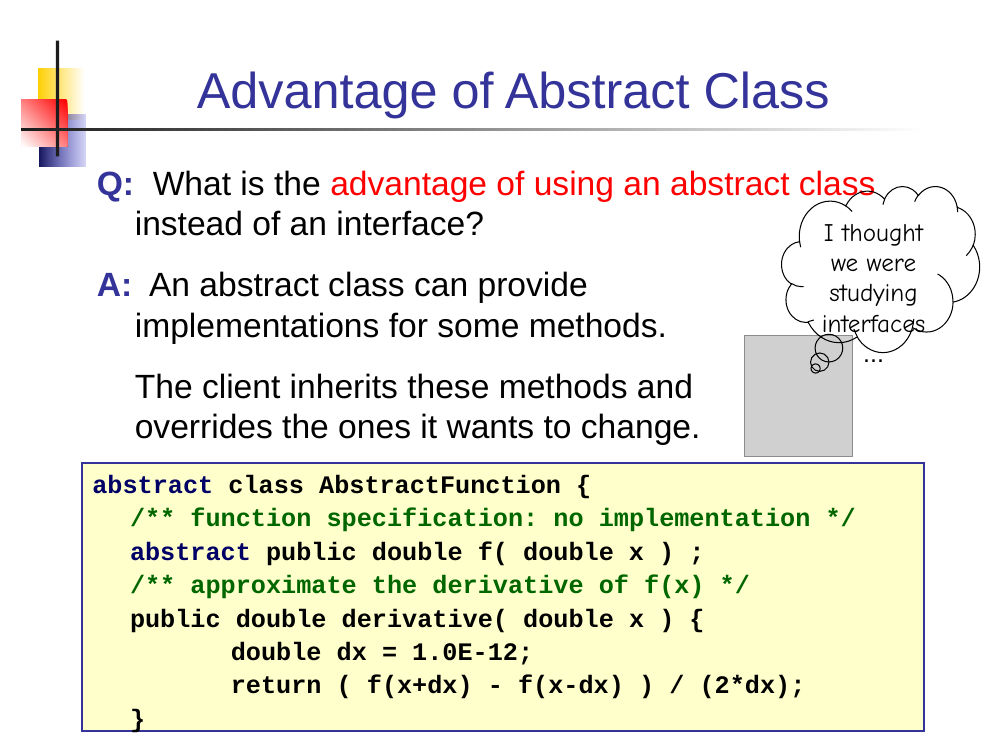
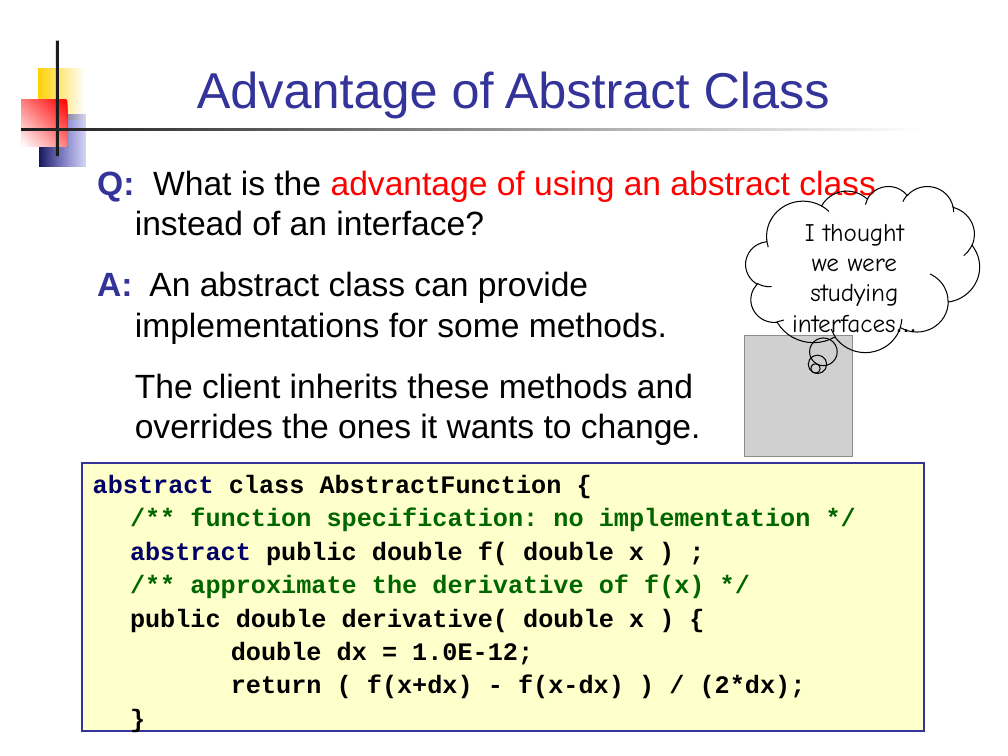
Before and after one commit to skeoop/skeoop.github.io, a slide deck: slide 42 of week2/1-Interfaces.ppt (slide 54 before the commit). Drawn at 1008x756 pixels with LibreOffice and Linux fonts; fonts in the diff are those of the drawing; grey boxes stand for pictures. Boxes give left, top, right and bottom in pixels: in the first picture for what was removed or moved away, otherwise in the second. Text is boxed around its words. In the diff, an @@ line names an element or a change of style, - is before the commit and + after.

```diff
--- a/week2/1-Interfaces.ppt
+++ b/week2/1-Interfaces.ppt
@@ text "Q: What is the advantage ..." at [97,170,876,445]: indent changed @@
@@ thought cloud "I thought we were studying ...": place and size @@
-thought cloud "I thought we were studying ..." at [782,186,980,353]
+thought cloud "I thought we were studying ..." at [746,186,980,353]
@@ thought cloud "I thought we were studying ..." at [746,186,980,353]: proportions changed @@
```
Also in this commit, not shown: 36 other slides changed, 2 slides added, 10 slides removed.
